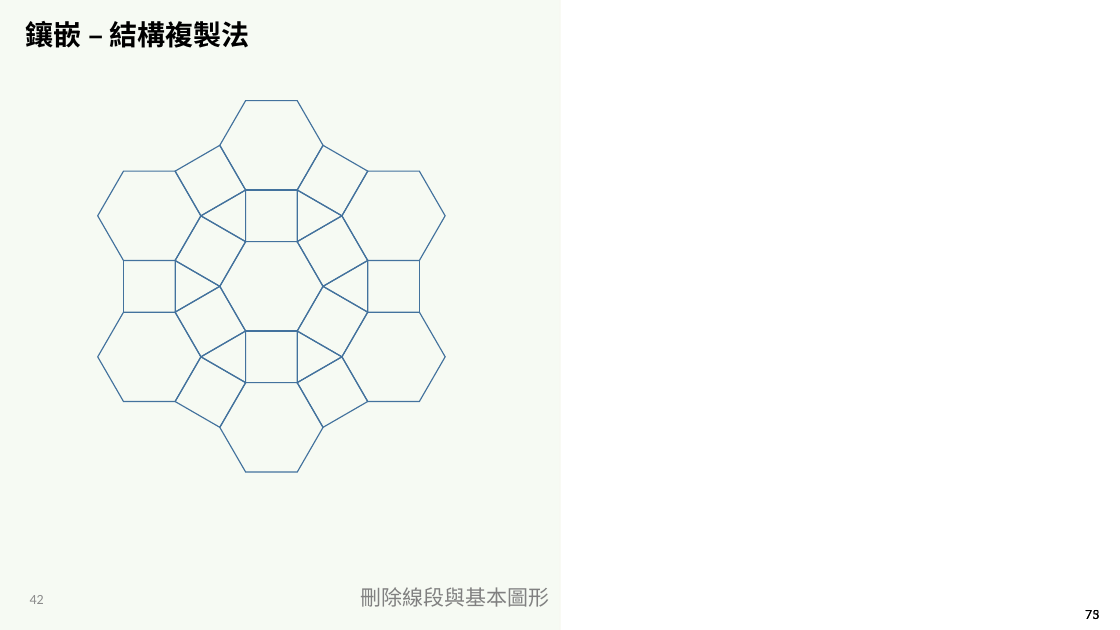
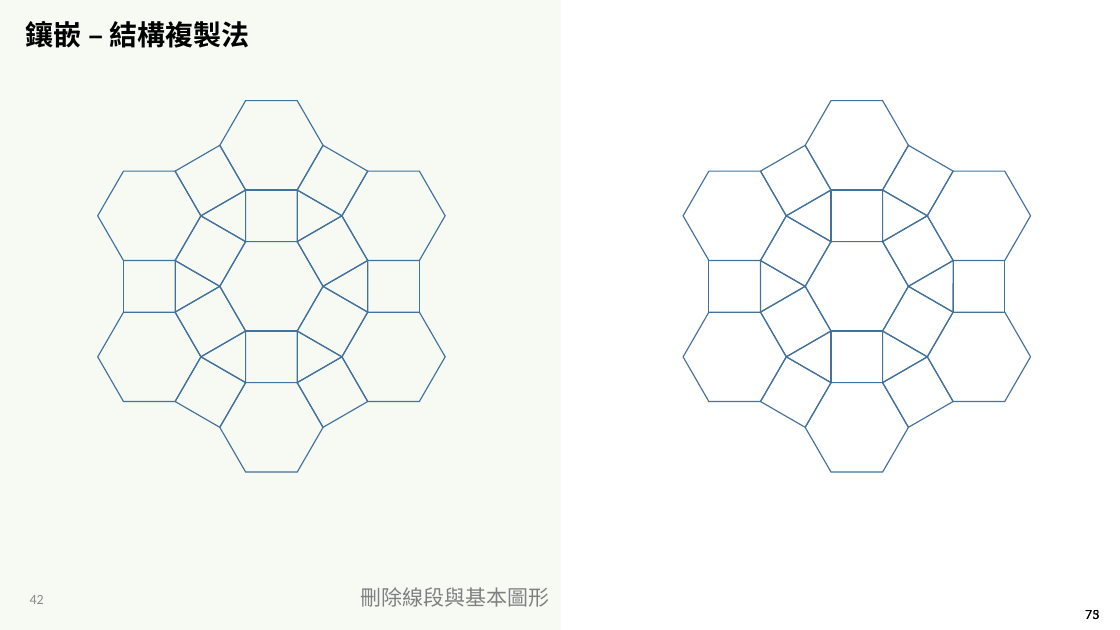
Before and after one commit to LittleD3092/My-Vault, a slide deck: slide 42 of Patterning and Drawing/4/AMA-數藝-5-1-2-密鋪-基礎-直接法-2023-1104.pptx. Drawn at 1120x630 pixels with LibreOffice and Linux fonts; fonts in the diff are those of the drawing; background and template pictures are left out. Boxes give left, top, right and bottom in pixels: in the first picture for what was removed or moved away, otherwise in the second. Text is boxed around its words. In the diff, an @@ line names an element or a change of style, - is before the commit and + after.

```diff
--- a/Patterning and Drawing/4/AMA-數藝-5-1-2-密鋪-基礎-直接法-2023-1104.pptx
+++ b/Patterning and Drawing/4/AMA-數藝-5-1-2-密鋪-基礎-直接法-2023-1104.pptx
@@ freeform shape added at [806,101,909,190], outline #43739E 1 pt @@
@@ freeform shape added at [670,149,799,283], outline #43739E 1 pt @@
@@ freeform shape added at [761,145,831,215], outline #43739E 1 pt @@
@@ freeform shape added at [883,145,953,215], outline #43739E 1 pt @@
@@ freeform shape added at [915,149,1044,283], outline #43739E 1 pt @@
@@ freeform shape added at [860,178,927,242], outline #43739E 1 pt @@
@@ freeform shape added at [786,190,831,241], outline #43739E 1 pt @@
@@ freeform shape added at [831,190,882,241], outline #43739E 1 pt @@
@@ freeform shape added at [761,216,831,286], outline #43739E 1 pt @@
@@ freeform shape added at [883,216,953,286], outline #43739E 1 pt @@
@@ freeform shape added at [709,260,760,312], outline #43739E 1 pt @@
@@ freeform shape added at [738,261,805,325], outline #43739E 1 pt @@
@@ freeform shape added at [806,242,909,331], outline #43739E 1 pt @@
@@ freeform shape added at [909,248,976,312], outline #43739E 1 pt @@
@@ freeform shape added at [954,260,1005,312], outline #43739E 1 pt @@
@@ freeform shape added at [670,290,799,424], outline #43739E 1 pt @@
@@ freeform shape added at [761,286,831,356], outline #43739E 1 pt @@
@@ freeform shape added at [883,286,953,356], outline #43739E 1 pt @@
@@ freeform shape added at [915,290,1044,424], outline #43739E 1 pt @@
@@ freeform shape added at [761,357,831,427], outline #43739E 1 pt @@
@@ freeform shape added at [786,331,853,395], outline #43739E 1 pt @@
@@ freeform shape added at [831,331,882,382], outline #43739E 1 pt @@
@@ freeform shape added at [883,331,928,382], outline #43739E 1 pt @@
@@ freeform shape added at [883,357,953,427], outline #43739E 1 pt @@
@@ freeform shape added at [806,383,909,472], outline #43739E 1 pt @@
```
Also in this commit, not shown: 35 other slides changed, 2 slides added, 2 other files.
